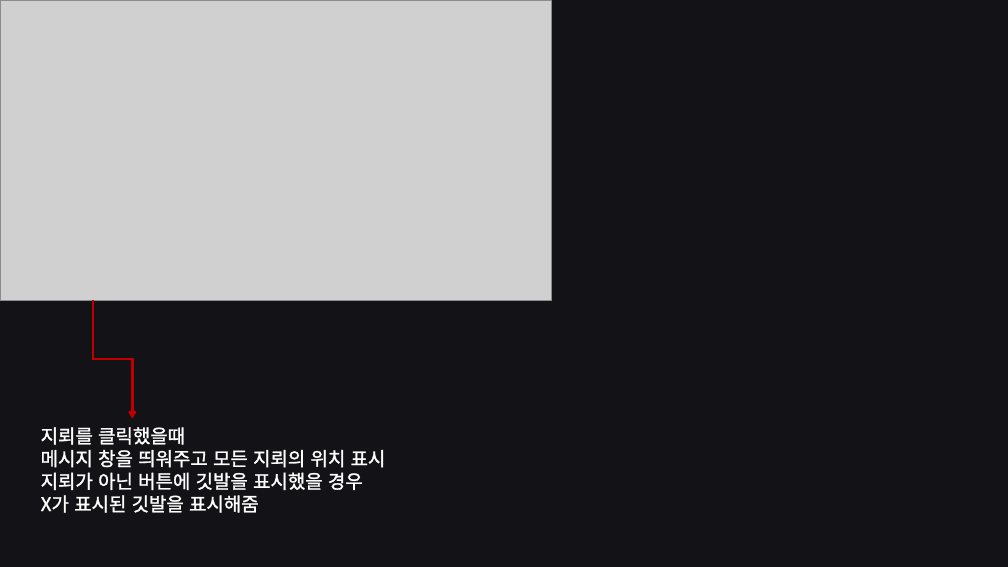
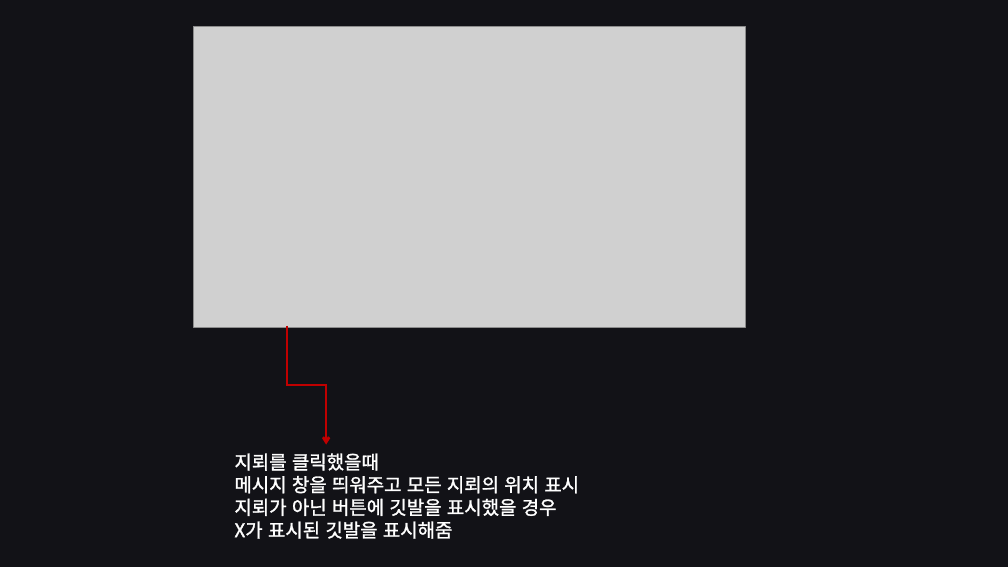
Before and after one commit to JungHoYoung/OSS_A, a slide deck: slide 14 of OSS_A조 - MineSweeper_1.pptx. Drawn at 1008x567 pixels with LibreOffice and Linux fonts; fonts in the diff are those of the drawing; grey boxes stand for pictures. Boxes give left, top, right and bottom in pixels: in the first picture for what was removed or moved away, otherwise in the second. Text is boxed around its words. In the diff, an @@ line names an element or a change of style, - is before the commit and + after.

```diff
--- a/OSS_A조 - MineSweeper_1.pptx
+++ b/OSS_A조 - MineSweeper_1.pptx
@@ 1 picture, 1 text, 1 elbow arrow: place and size @@
-1 picture, 1 text, 1 elbow arrow at [0,0,551,513]
+1 picture, 1 text, 1 elbow arrow at [194,26,745,539]
```
Also in this commit, not shown: 5 other slides changed.
